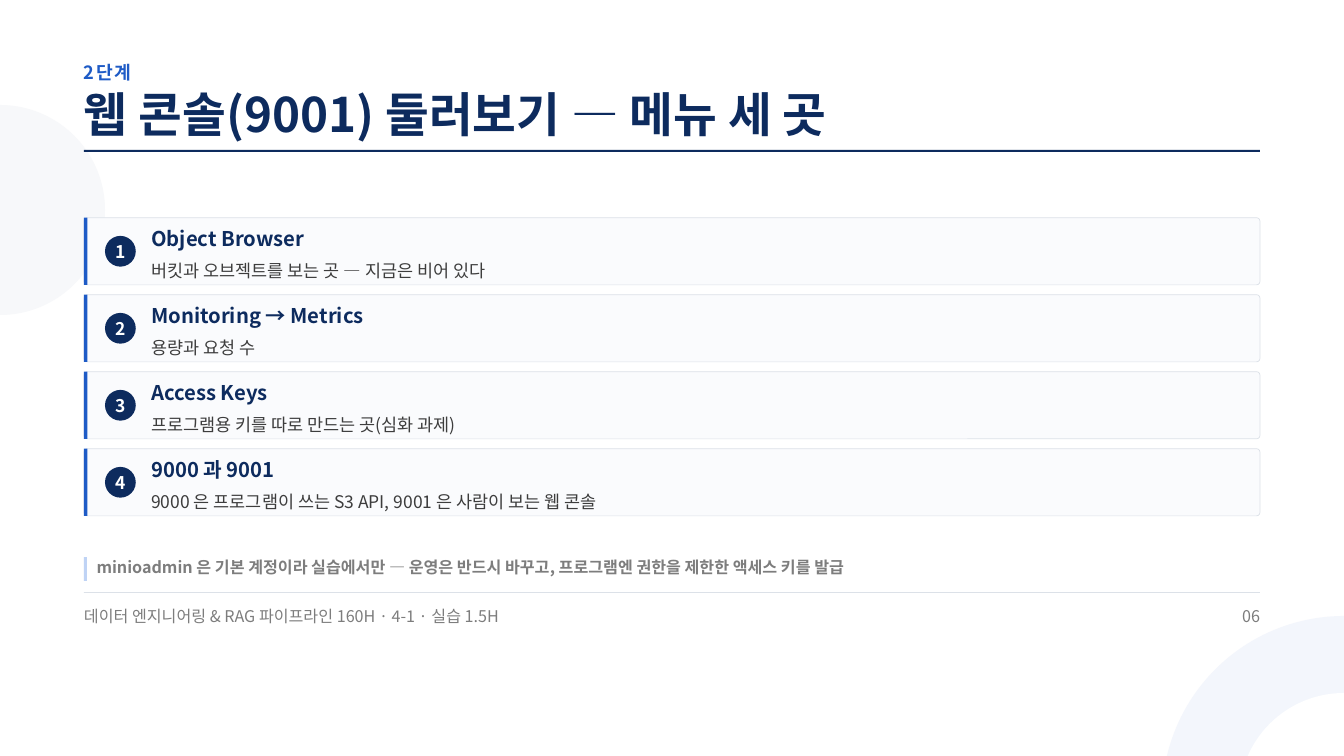
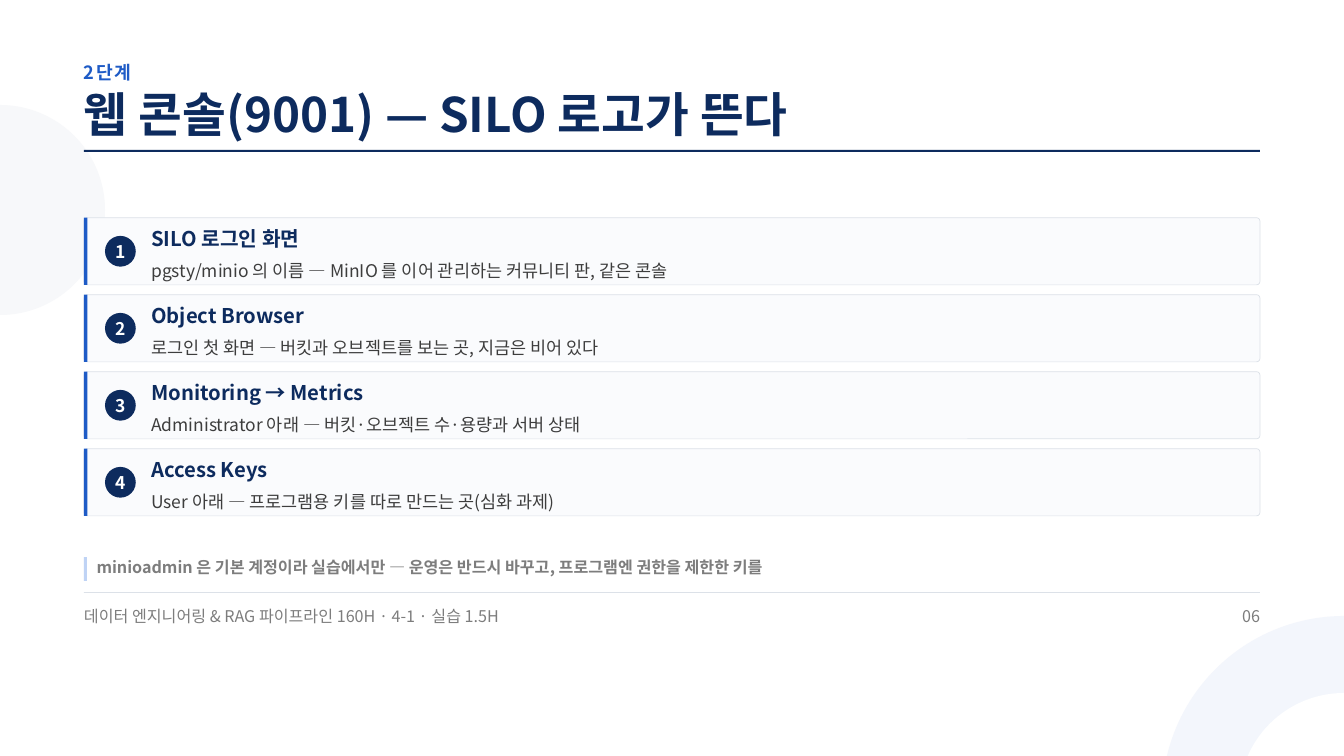
Before and after one commit to aebonlee/materials, a slide deck: slide 6 of data-eng/decks/w4d1s2.pptx. Drawn at 1344x756 pixels with LibreOffice and Linux fonts; fonts in the diff are those of the drawing. Boxes give left, top, right and bottom in pixels: in the first picture for what was removed or moved away, otherwise in the second. Text is boxed around its words. In the diff, an @@ line names an element or a change of style, - is before the commit and + after.

```diff
--- a/data-eng/decks/w4d1s2.pptx
+++ b/data-eng/decks/w4d1s2.pptx
@@ text at (84,92,788,142): text changed @@
-웹 콘솔(9001) 둘러보기 — 메뉴 세 곳
+웹 콘솔(9001) — SILO 로고가 뜬다
@@ text at (151,229,667,282): text changed @@
-Object Browser
-버킷과 오브젝트를 보는 곳 — 지금은 비어 있다
+SILO 로그인 화면
+pgsty/minio 의 이름 — MinIO 를 이어 관리하는 커뮤니티 판, 같은 콘솔
@@ text at (151,306,598,357): text changed; size 21.8 to 18.8 pt; text colour #0D2B5E to #3D3D3D; bold off @@
-Monitoring → Metrics
-용량과 요청 수
+Object Browser
+로그인 첫 화면 — 버킷과 오브젝트를 보는 곳, 지금은 비어 있다
@@ text added at (151,383,581,433), 18.8 pt, text #3D3D3D @@
+Monitoring → Metrics
+Administrator 아래 — 버킷·오브젝트 수·용량과 서버 상태
@@ text "Access Keys": place and size @@
-text "Access Keys" at (151,385,456,435)
+text "Access Keys" at (151,462,554,512)
@@ text removed at (151,460,597,511) @@
-9000 과 9001
-9000 은 프로그램이 쓰는 S3 API, 9001 은 사람이 보는 웹 콘솔
@@ text at (151,493,554,512): text changed @@
-프로그램용 키를 따로 만드는 곳(심화 과제)
+User 아래 — 프로그램용 키를 따로 만드는 곳(심화 과제)
@@ text at (97,559,763,576): text changed @@
-minioadmin 은 기본 계정이라 실습에서만 — 운영은 반드시 바꾸고, 프로그램엔 권한을 제한한 액세스 키를 발급
+minioadmin 은 기본 계정이라 실습에서만 — 운영은 반드시 바꾸고, 프로그램엔 권한을 제한한 키를
```
Also in this commit, not shown: 8 other slides changed, 1 slide added, 1 slide removed, 42 other files.
